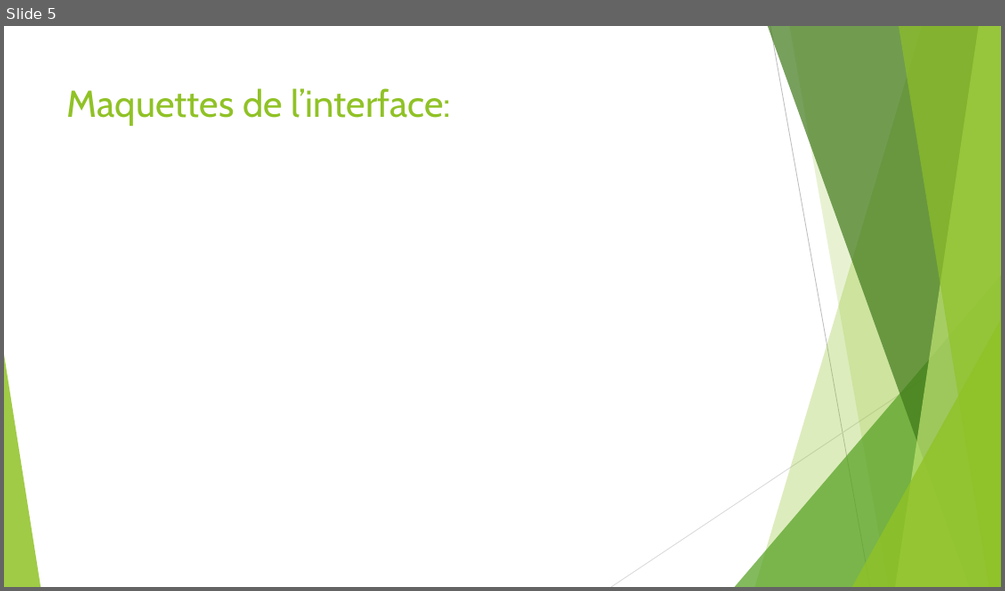
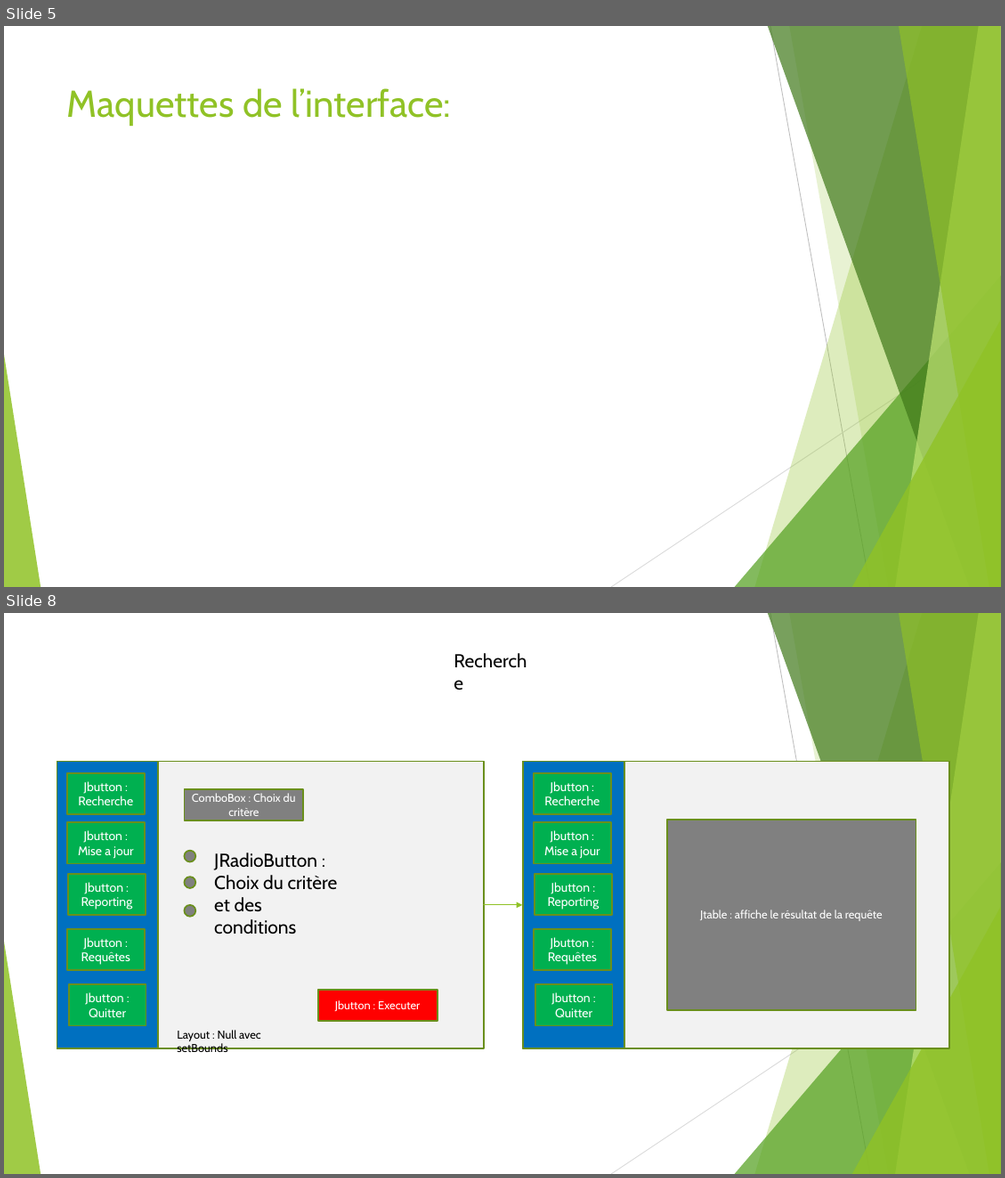
Before and after one commit to MartinLeMintier/Grey-sAnatomy, a slide deck: Gestion-informatique-dun-centre-hospitalier.pptx. Shown one above the other, each under a label of ours: slide 5 before the commit, slides 5 and 8 after it; the slides between them are not shown. The pictures are 1005x591 and 1005x1178 pixels, drawn with LibreOffice and Linux fonts; fonts in the diff are those of the drawing. Boxes give left, top, right and bottom in pixels: in the first picture for what was removed or moved away, otherwise in the second. Text is boxed around its words. In the diff, an @@ line names an element or a change of style, - is before the commit and + after.

Commit message:
Rapport avec maquettes

```diff
--- a/Gestion-informatique-dun-centre-hospitalier.pptx
+++ b/Gestion-informatique-dun-centre-hospitalier.pptx
@@ slide 8 added at [4,613,1001,1174], background #FFFFFF; not listed: 10 template elements that a slide beside it also shows @@
@@ rectangle added at [57,761,484,1048], fill #F2F2F2, outline #6B901C 1.5 pt @@
@@ rectangle added at [57,761,158,1048], fill #0070C0, outline #6B901C 1.5 pt @@
@@ rectangle added at [522,761,949,1048], fill #F2F2F2, outline #6B901C 1.5 pt @@
@@ rectangle added at [524,761,624,1048], fill #0070C0, outline #6B901C 1.5 pt @@
@@ rectangle added at [67,773,145,814], fill #00B050, outline #6B901C 1.5 pt, 12 pt, text #FFFFFF @@
+Jbutton : Recherche
@@ rectangle added at [184,789,304,821], fill #808080, outline #6B901C 1.5 pt, 11 pt, text #FFFFFF @@
+ComboBox : Choix du critère
@@ rectangle added at [534,773,610,814], fill #00B050, outline #6B901C 1.5 pt, 12 pt, text #FFFFFF @@
+Jbutton : Recherche
@@ text added at [544,795,599,805], 18 pt, text #000000 @@
+Recherche
@@ rectangle added at [67,822,145,863], fill #00B050, outline #6B901C 1.5 pt, 12 pt, text #FFFFFF @@
+Jbutton : Mise a jour
@@ rectangle added at [534,822,610,863], fill #00B050, outline #6B901C 1.5 pt, 12 pt, text #FFFFFF @@
+Jbutton : Mise a jour
@@ rectangle added at [667,819,916,1010], fill #808080, outline #6B901C 1.5 pt, 11 pt, text #FFFFFF @@
+Jtable : affiche le résultat de la requête
@@ ellipse added at [184,850,195,861], fill #808080, outline #6B901C 1.5 pt @@
@@ text added at [214,852,338,934], 18 pt, text #000000 @@
+JRadioButton :
+Choix du critère
+et des conditions
@@ rectangle added at [68,874,146,915], fill #00B050, outline #6B901C 1.5 pt, 12 pt, text #FFFFFF @@
+Jbutton : Reporting
@@ ellipse added at [184,877,195,888], fill #808080, outline #6B901C 1.5 pt @@
@@ rectangle added at [535,874,612,915], fill #00B050, outline #6B901C 1.5 pt, 12 pt, text #FFFFFF @@
+Jbutton : Reporting
@@ ellipse added at [184,905,195,916], fill #808080, outline #6B901C 1.5 pt @@
@@ arrow added from (484, 905) to (522, 905), #90C226 1 pt @@
@@ rectangle added at [67,929,145,970], fill #00B050, outline #6B901C 1.5 pt, 12 pt, text #FFFFFF @@
+Jbutton : Requêtes
@@ rectangle added at [534,929,610,970], fill #00B050, outline #6B901C 1.5 pt, 12 pt, text #FFFFFF @@
+Jbutton : Requêtes
@@ rectangle added at [69,985,146,1026], fill #00B050, outline #6B901C 1.5 pt, 12 pt, text #FFFFFF @@
+Jbutton : Quitter
@@ rectangle added at [535,985,612,1026], fill #00B050, outline #6B901C 1.5 pt, 12 pt, text #FFFFFF @@
+Jbutton : Quitter
@@ rectangle added at [318,989,437,1021], fill #FF0000, outline #6B901C 1.5 pt, 11 pt, text #FFFFFF @@
+Jbutton : Executer
@@ text added at [177,1030,261,1052], 11 pt, text #000000 @@
+Layout : Null avec setBounds
```
Also in this commit, not shown: 5 other slides added.
